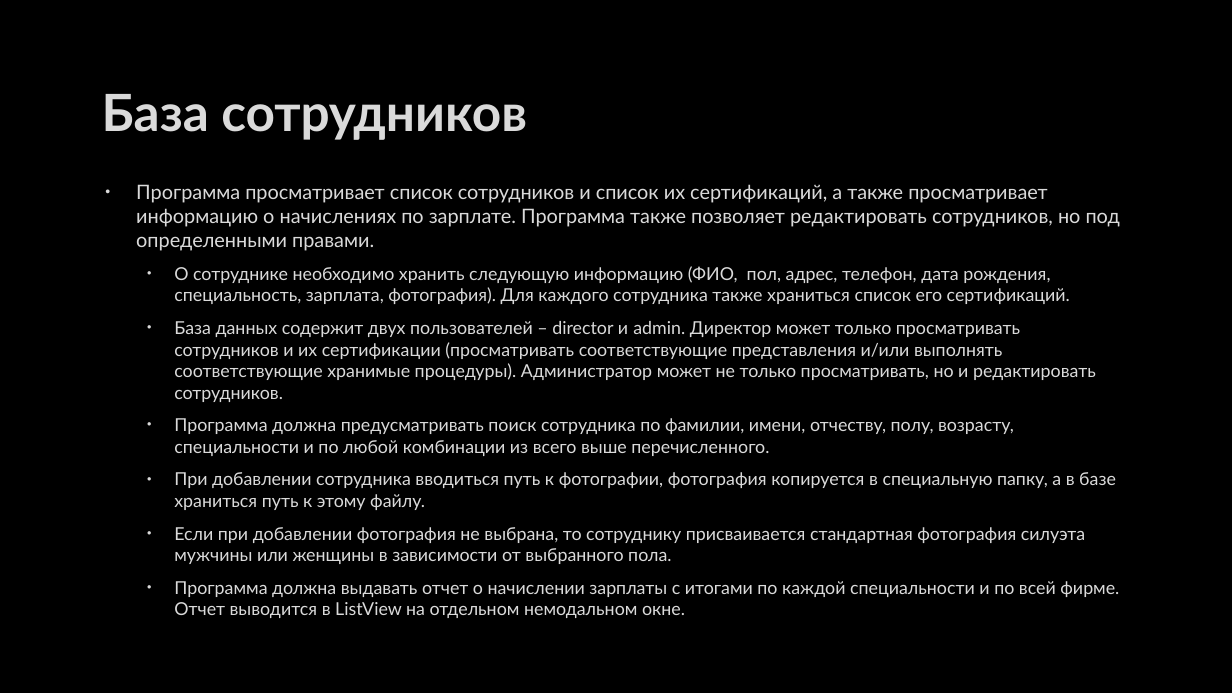
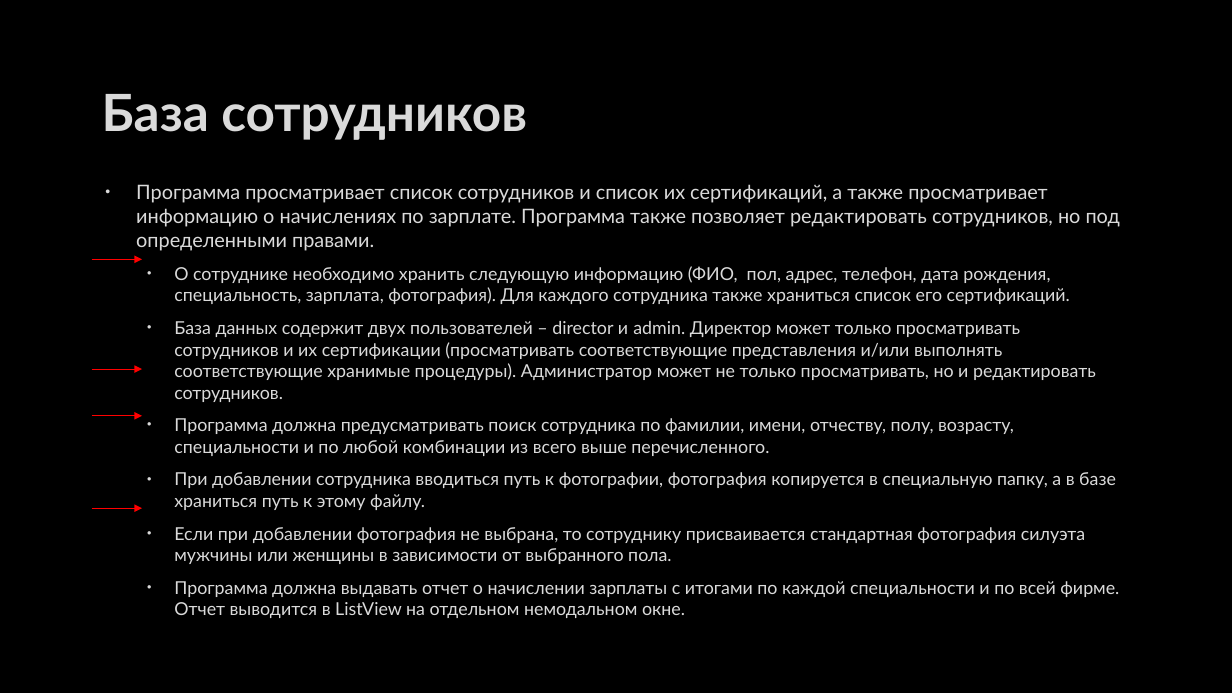
Before and after one commit to fermersky/Cource-Project, a slide deck: slide 2 of kys.pptx. Drawn at 1232x693 pixels with LibreOffice and Linux fonts; fonts in the diff are those of the drawing; background and template pictures are left out. Boxes give left, top, right and bottom in pixels: in the first picture for what was removed or moved away, otherwise in the second. Text is boxed around its words. In the diff, an @@ line names an element or a change of style, - is before the commit and + after.

```diff
--- a/kys.pptx
+++ b/kys.pptx
@@ arrow added from (92, 260) to (142, 260), #FF0000 0.75 pt @@
@@ arrow added from (92, 369) to (142, 369), #FF0000 0.75 pt @@
@@ arrow added from (92, 416) to (142, 416), #FF0000 0.75 pt @@
@@ arrow added from (92, 508) to (142, 508), #FF0000 0.75 pt @@
```
Also in this commit, not shown: 1 slide added, 1 other file.
